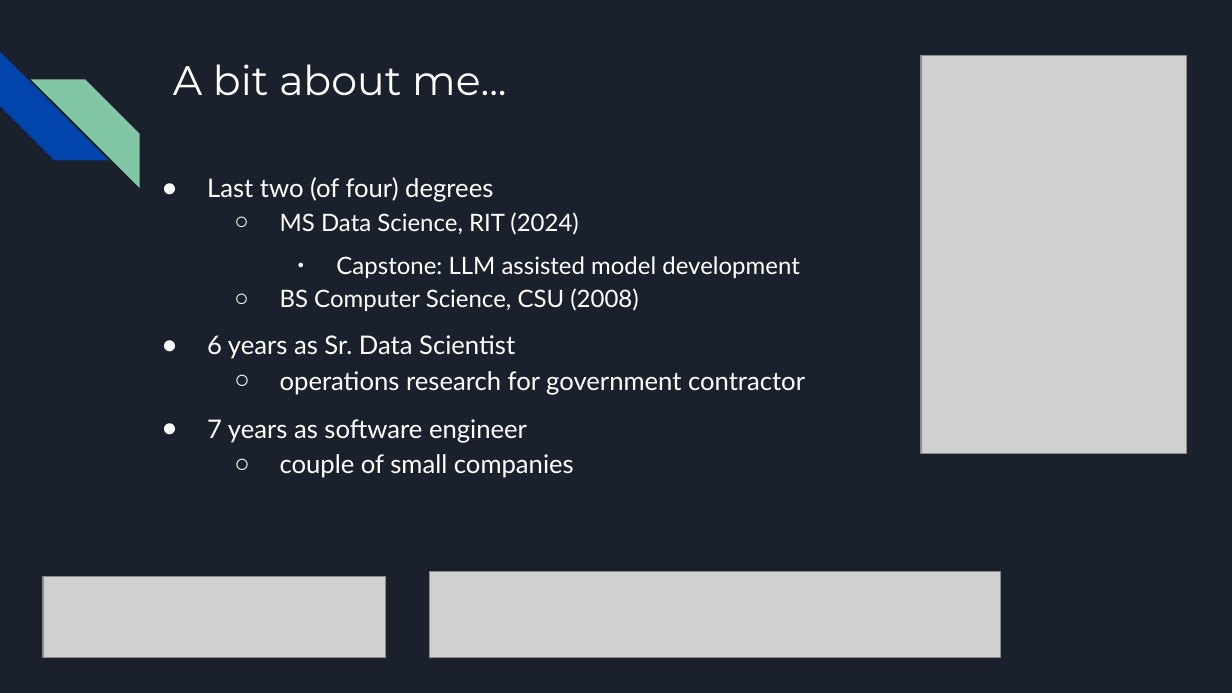
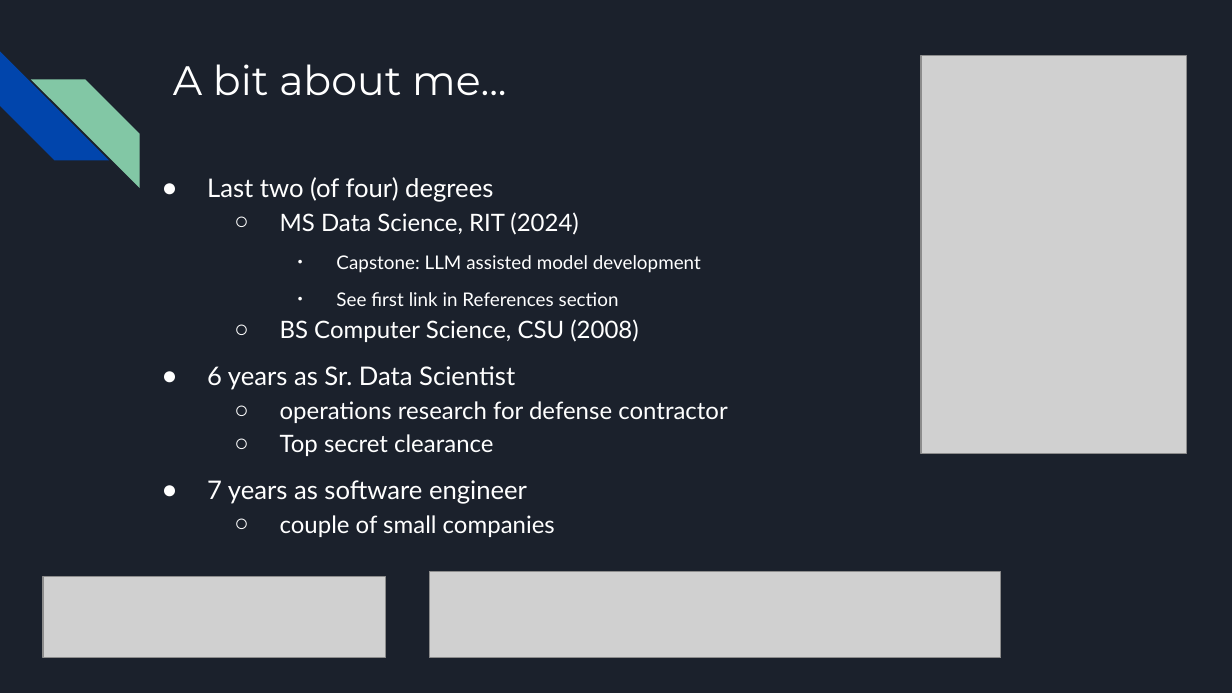
Before and after one commit to MichaelSzczepaniak/WordEmbeddings, a slide deck: slide 2 of word_embeddings_30min.odp. Drawn at 1232x693 pixels with LibreOffice and Linux fonts; fonts in the diff are those of the drawing; grey boxes stand for pictures. Boxes give left, top, right and bottom in pixels: in the first picture for what was removed or moved away, otherwise in the second. Text is boxed around its words. In the diff, an @@ line names an element or a change of style, - is before the commit and + after.

```diff
--- a/word_embeddings_30min.odp
+++ b/word_embeddings_30min.odp
@@ text at (x1=280, y1=255, x2=701, y2=537): size 14 to 11 pt in "Capstone: LLM assisted model development"; size 15 to 14 pt in "couple of small companies" @@
@@ text at (x1=336, y1=292, x2=619, y2=306): paragraph added @@
+    ● See first link in References section
@@ text at (x1=280, y1=401, x2=728, y2=456): text changed; size 15 to 14 pt @@
-  ○ operations research for government contractor
+  ○ operations research for defense contractor
+  ○ Top secret clearance
```
Also in this commit, not shown: 4 other slides changed, 6 slides added, 9 slides removed, 1 other file.
